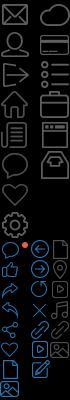
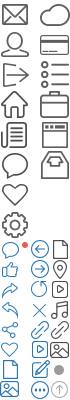
Layered file, before and after one edit (w=70, h=400). Changes by layer:
added layer "Rounded Rectangle 1 copy 4" in group "灰色" over (x1=54, y1=365, x2=64, y2=375)
added layer "Previous copy 2" in group "灰色" over (x1=51, y1=381, x2=68, y2=398)
added group "Group 7 copy" with 3 layers in group "单蓝色-不变色" over (x1=31, y1=381, x2=49, y2=399)
added layer "Delete" in group "Group 7 copy" over (x1=31, y1=381, x2=49, y2=399)
hid "背景" over (x1=0, y1=0, x2=70, y2=400)
